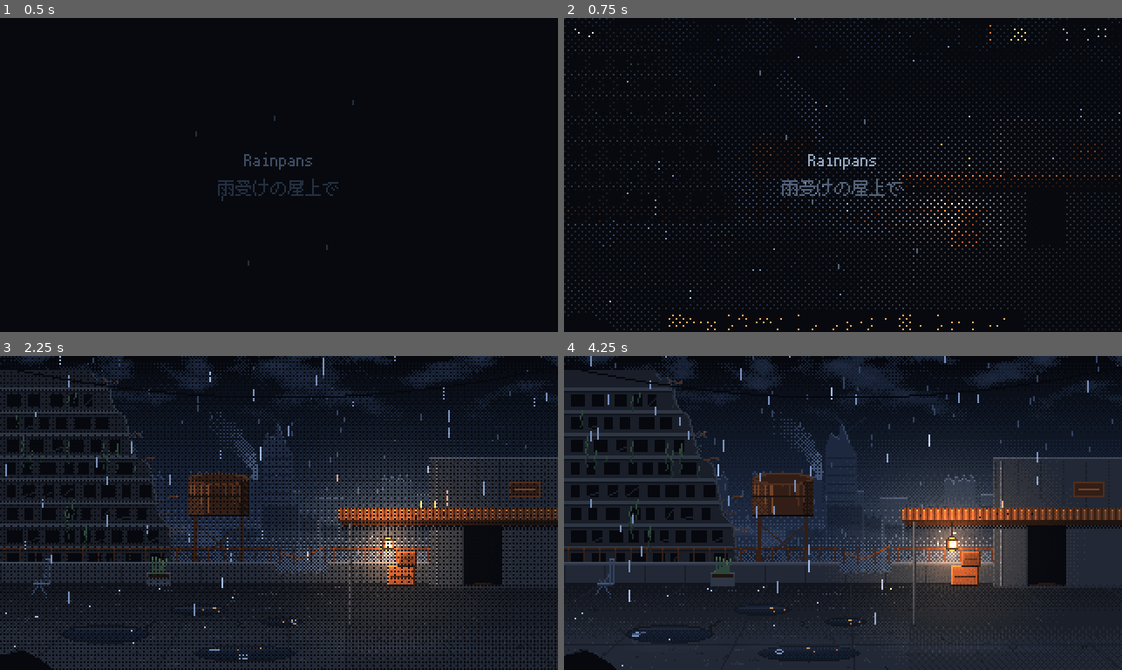
Above: before the commit, frames 1-4 (two rows, left to right).
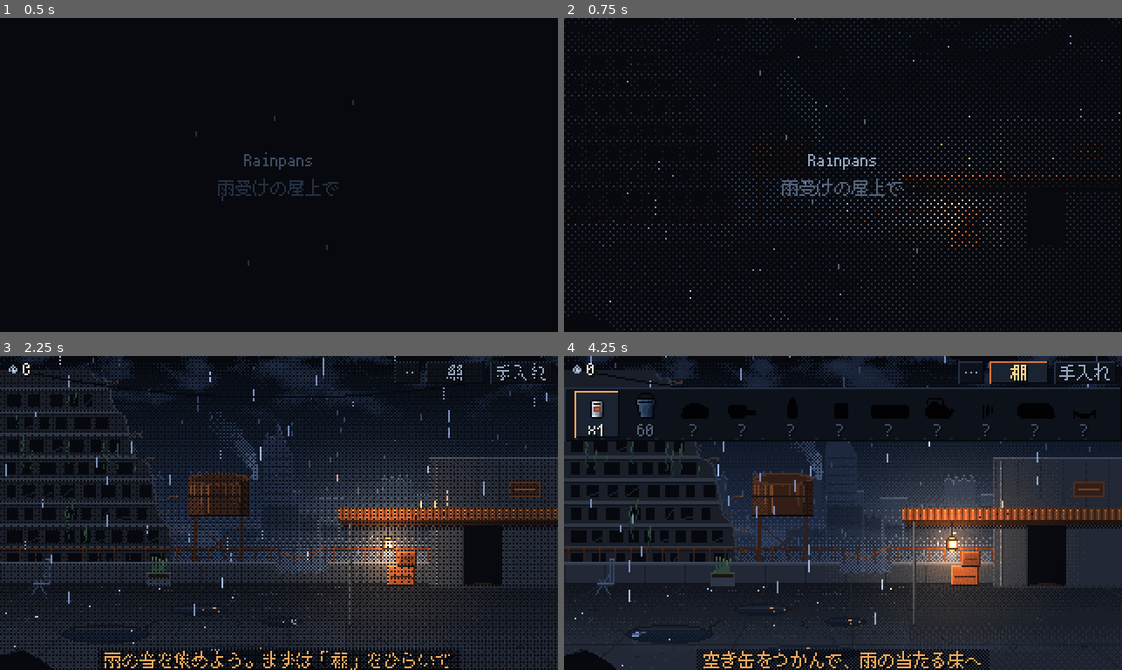
Above: after the commit, the same moments.

Repository: Tatsubooom/rainpans
Game: Godot game, scene res://src/main.tscn
Two runs of this game, one before a commit and one after it. Both use one fixed random seed, a clock stepped at 60 frames per second and the inputs below.
Inputs (mouse positions are in pixels of both pictures, inside the frame that each line leads up to):
- Up to frame 1 (0.5 s): no input
- Up to frame 2 (0.75 s): tap Enter at 0.5 s; move the mouse to (965, 159) at 0.52 s; hold D from 0.53 s (still down); tap P at 0.6 s; click (965, 159) at 0.67 s
- Up to frame 3 (2.25 s): tap H at 0.8 s; release D at 1.25 s; drag from (167, 528) to (251, 575) at 1.27 s; move the mouse to (334, 443) at 2.02 s; hold D from 2.03 s (still down); tap P at 2.1 s
- Up to frame 4 (4.25 s): tap H at 2.3, 3.8 s; release D at 2.75 s; drag from (815, 575) to (675, 465) at 2.77 s; move the mouse to (1010, 560) at 3.52 s; hold A from 3.53 s (still down); tap Tab at 3.6 s

Frame 1 is identical in both runs. In frame 2, 0.6% of the frame differs, in the area x 1-100%, y 2-100%; in frame 3, 3.0%; in frame 4, 6.1%, in the area x 0-100%, y 1-100%.

Commit message:
Photo mode on P (H is a play key)
Co-Authored-By: Claude Opus 5.5 <noreply@anthropic.com>
Claude-Session: https://claude.ai/code/session_01M7oSE8hXtKqED1R5wCUNDn

Diff:
--- a/src/ui/hud.gd
+++ b/src/ui/hud.gd
@@ -175,8 +175,8 @@
 				toggle_upgrades()
 			KEY_ESCAPE:
 				toggle_settings()
-			KEY_H:
-				# Photo mode: hide every bit of UI until H is pressed again.
+			KEY_P:
+				# Photo mode: hide every bit of UI until P is pressed again.
 				root.visible = not root.visible
 
 
Not shown, changed: README.md
